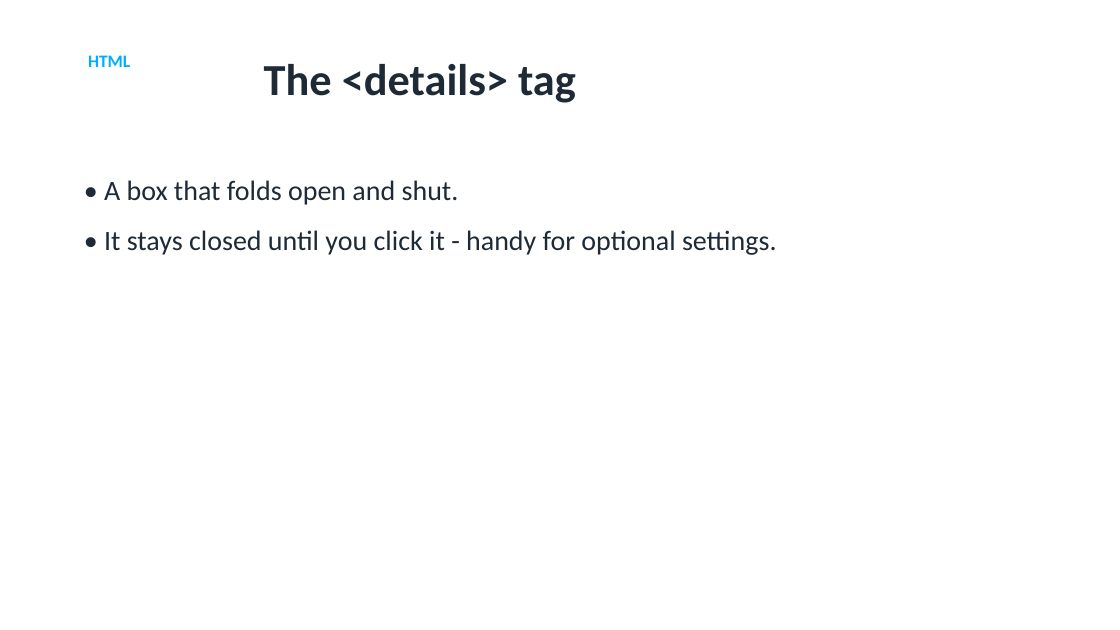
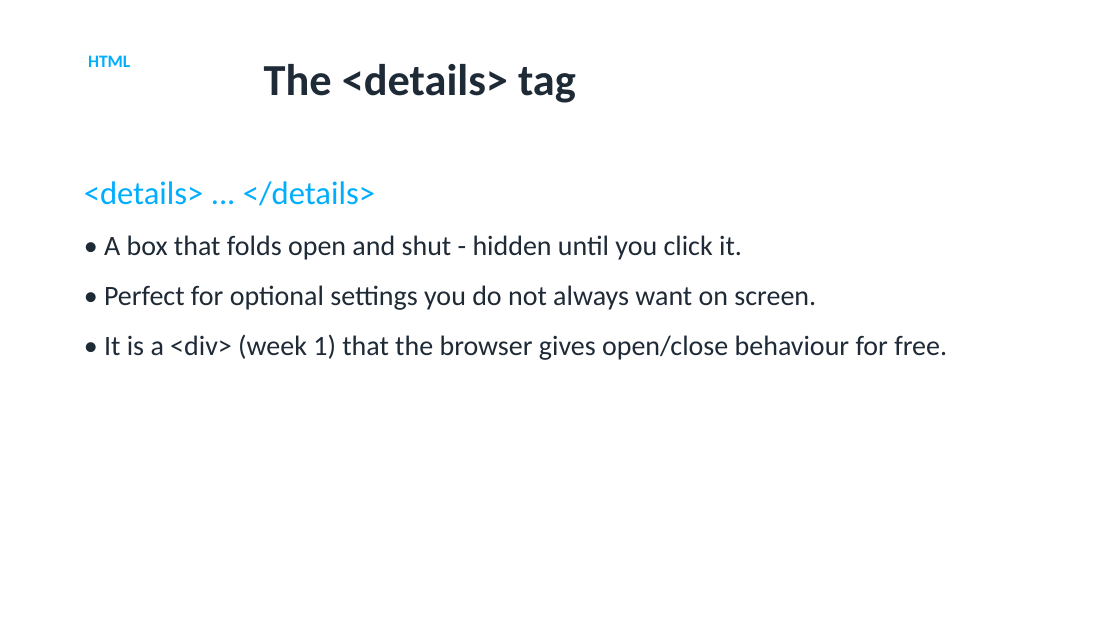
Before and after one commit to utgapps/utgapps.github.io, a slide deck: slide 6 of ai101/slides/week-06.pptx. Drawn at 1120x630 pixels with LibreOffice and Linux fonts; fonts in the diff are those of the drawing. Boxes give left, top, right and bottom in pixels: in the first picture for what was removed or moved away, otherwise in the second. Text is boxed around its words. In the diff, an @@ line names an element or a change of style, - is before the commit and + after.

```diff
--- a/ai101/slides/week-06.pptx
+++ b/ai101/slides/week-06.pptx
@@ text at [84,181,947,360]: text changed @@
-• A box that folds open and shut.
-• It stays closed until you click it - handy for optional settings.
+<details> ... </details>
+• A box that folds open and shut - hidden until you click it.
+• Perfect for optional settings you do not always want on screen.
+• It is a <div> (week 1) that the browser gives open/close behaviour for free.
```
Also in this commit, not shown: 5 other slides changed, 27 other files.
